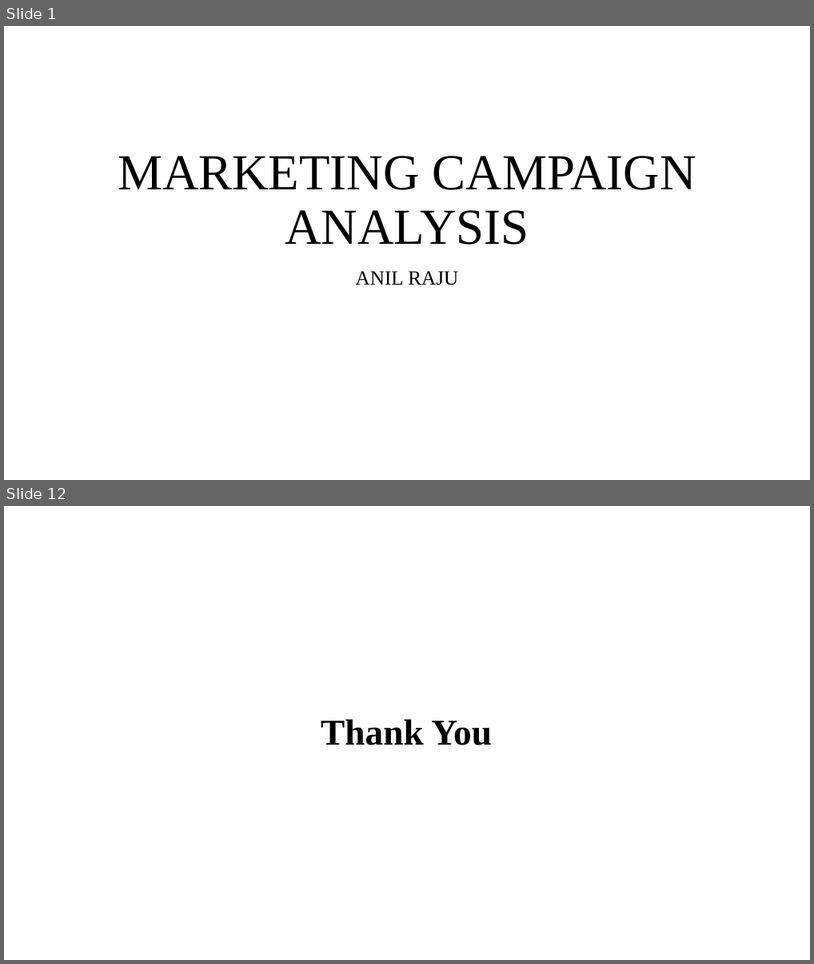
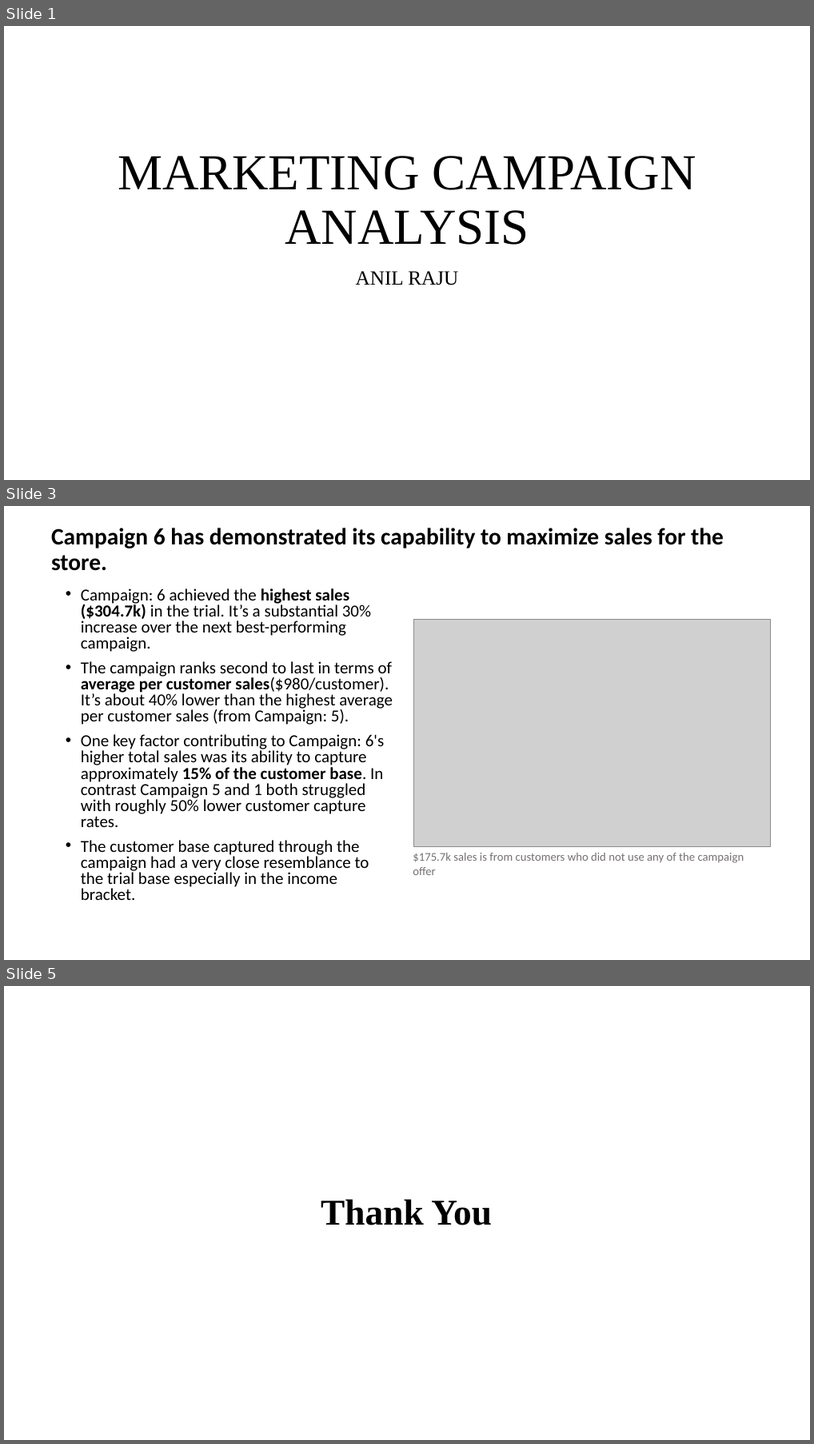
Before and after one commit to anil023/Excel_Store-Marketing-Campaign-Dashboard, a slide deck: Store Marketing Campaign Analysis.pptx. Shown one above the other, each under a label of ours: slides 1 and 12 before the commit, slides 1, 3 and 5 after it; the slides between them are not shown. The pictures are 814x964 and 814x1444 pixels, drawn with LibreOffice and Linux fonts; fonts in the diff are those of the drawing; grey boxes stand for pictures. Boxes give left, top, right and bottom in pixels: in the first picture for what was removed or moved away, otherwise in the second. Text is boxed around its words. In the diff, an @@ line names an element or a change of style, - is before the commit and + after.

```diff
--- a/Store Marketing Campaign Analysis.pptx
+++ b/Store Marketing Campaign Analysis.pptx
@@ slide 3 added at (4, 506, 810, 960), background #FFFFFF @@
@@ title added at (51, 528, 724, 571), 28 pt, text #000000, bold @@
+Campaign 6 has demonstrated its capability to maximize sales for the store.
@@ text added at (81, 588, 393, 900), 20 pt, text #000000 @@
+• Campaign: 6 achieved the highest sales ($304.7k) in the trial. It’s a substantial 30% increase over the next best-performing campaign.
+• The campaign ranks second to last in terms of average per customer sales($980/customer). It’s about 40% lower than the highest average per customer sales (from Campaign: 5).
+• One key factor contributing to Campaign: 6's higher total sales was its ability to capture approximately 15% of the customer base. In contrast Campaign 5 and 1 both struggled with roughly 50% lower customer capture rates.
+• The customer base captured through the campaign had a very close resemblance to the trial base especially in the income bracket.
@@ picture added at (414, 620, 771, 847) @@
@@ text added at (413, 852, 745, 875), 14 pt, text #767171 @@
+$175.7k sales is from customers who did not use any of the campaign offer
@@ what was slide 12 is now slide 5 @@
```
Also in this commit, not shown: 1 slide changed, 2 other slides added, 2 slides removed, 1 other file.
